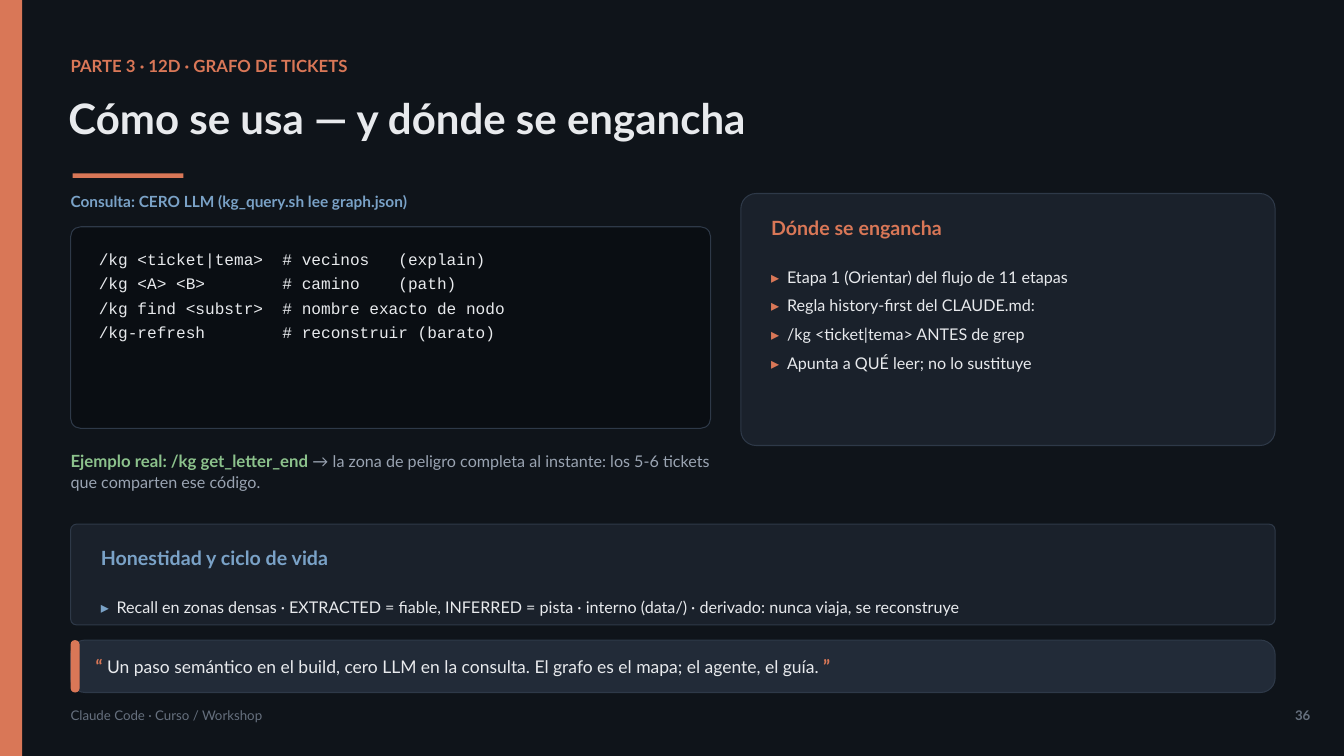
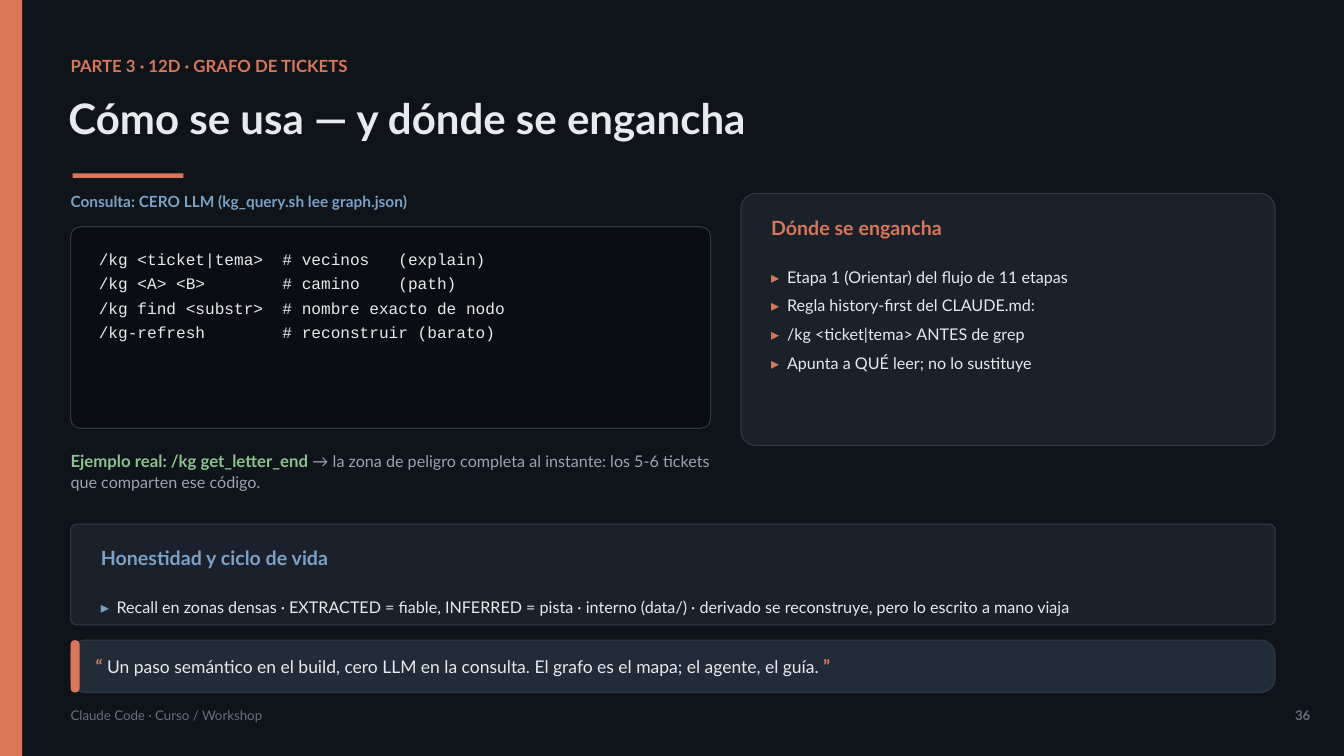
Before and after one commit to olonok69/claude_code_ml_engineer, a slide deck: slide 39 of presentacion/Claude_Code_Presentacion.pptx. Drawn at 1344x756 pixels with LibreOffice and Linux fonts; fonts in the diff are those of the drawing. Boxes give left, top, right and bottom in pixels: in the first picture for what was removed or moved away, otherwise in the second. Text is boxed around its words. In the diff, an @@ line names an element or a change of style, - is before the commit and + after.

```diff
--- a/presentacion/Claude_Code_Presentacion.pptx
+++ b/presentacion/Claude_Code_Presentacion.pptx
@@ text at [117,601,1069,616]: text changed @@
-▸ Recall en zonas densas · EXTRACTED = fiable, INFERRED = pista · interno (data/) · derivado: nunca viaja, se reconstruye
+▸ Recall en zonas densas · EXTRACTED = fiable, INFERRED = pista · interno (data/) · derivado se reconstruye, pero lo escrito a mano viaja
```
Also in this commit, not shown: 1 other slide changed, 8 other files.
